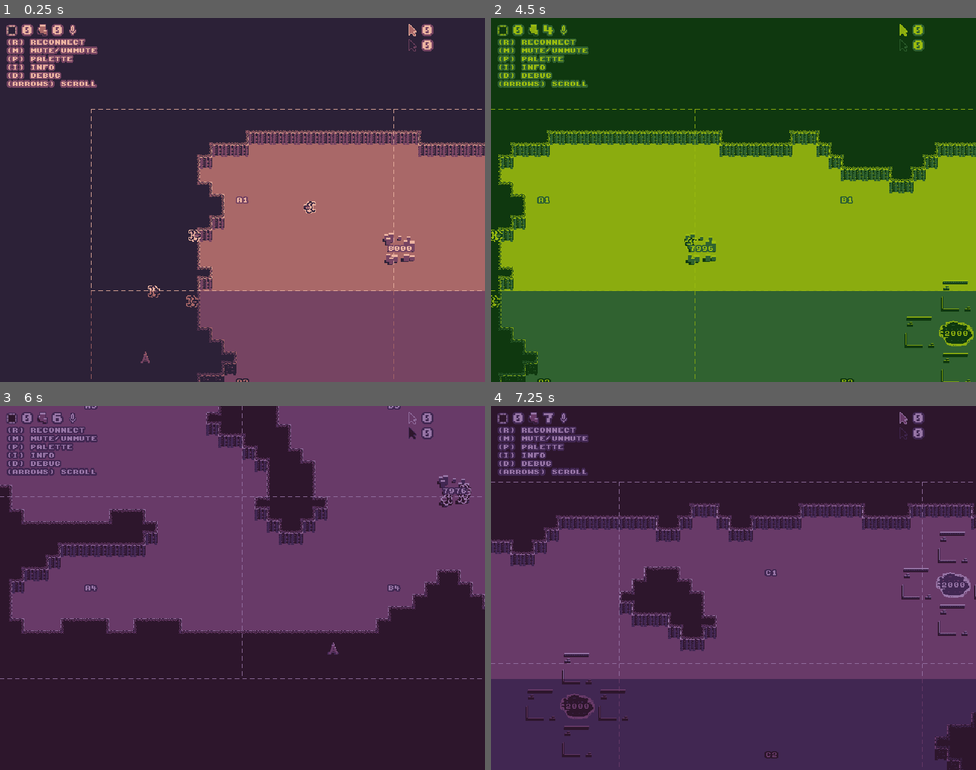
Above: before the commit, frames 1-4 (two rows, left to right).
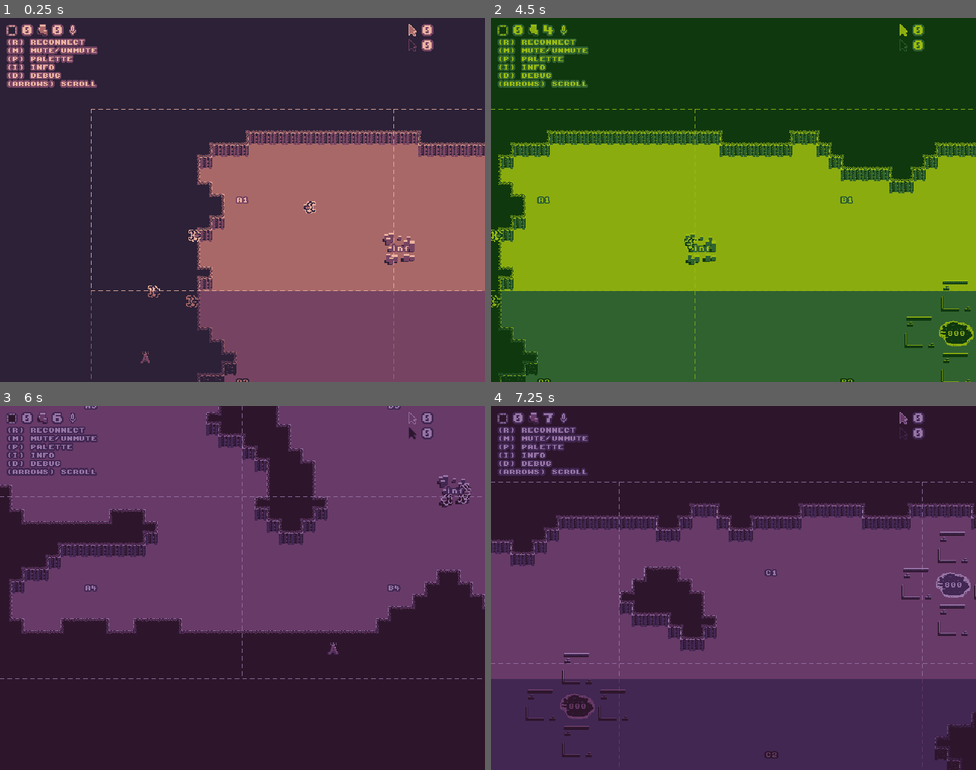
Above: after the commit, the same moments.

Repository: nikolawhallon/data-wars
Game: Godot game, scene res://scenes/game.tscn
Two runs of this game, one before a commit and one after it. Both use one fixed random seed, a clock stepped at 60 frames per second and the inputs below.
Inputs:
- Up to frame 1 (0.25 s): no input
- Up to frame 2 (4.5 s): hold Right (move_right) 0.53-1.28 s; tap R (reconnect) at 0.6, 1.55, 2.3, 2.85, 3.6 s; hold Down (move_down) 1.28-2.03 s; tap I (info) at 1.35, 4.35 s; hold Right (move_right) 2.03-2.78 s; tap P (palette) at 2.1 s; tap Enter at 2.75 s; hold Up (move_up) 2.78-3.53 s; hold Left (move_left) from 3.53 s (still down)
- Up to frame 3 (6 s): tap R (reconnect) at 4.55, 5.3, 5.85 s; tap Space at 5 s; release Left (move_left) at 5.03 s; hold Down (move_down) 5.03-5.78 s; tap P (palette) at 5.1 s; hold Right (move_right) from 5.78 s (still down)
- Up to frame 4 (7.25 s): release Right (move_right) at 6.53 s; hold Up (move_up) from 6.53 s (still down); tap R (reconnect) at 6.6 s

The runs differ from the first frame. In frame 1, less than 0.1% of the frame differs, in the area x 29-85%, y 62-93%; in frame 2, less than 0.1%, in the area x 40-99%, y 62-88%; in frame 3, less than 0.1%; in frame 4, less than 0.1%.

Commit message:
added lots of animations and other tweaks

Diff:
--- a/scenes/data_center.gd
+++ b/scenes/data_center.gd
@@ -13,8 +13,8 @@
 	global_position = initial_position
 	team = initial_team
 
-	$Sprite2D.material = $Sprite2D.material.duplicate()
-	var mat := $Sprite2D.material as ShaderMaterial
+	$AnimatedSprite2D.material = $AnimatedSprite2D.material.duplicate()
+	var mat := $AnimatedSprite2D.material as ShaderMaterial
 
 	if team.team == "player":
 		mat.set_shader_parameter("pal0", Color("#2c2137"))
@@ -40,6 +40,7 @@
 		spam_bot.init(team, global_position + Vector2(rng.randf_range(-64.0, 64.0), rng.randf_range(-64.0, 64.0)))
 		get_tree().get_current_scene().add_child(spam_bot)
 
+	$AnimatedSprite2D.play("default")
 	producing = null
 
 func spawn_unit(type):
@@ -58,4 +59,5 @@
 
 	producing = type
 	$UnitTimer.start()
+	$AnimatedSprite2D.play("producing")
 	return "Successfully started building unit"
--- a/scenes/data_center.tscn
+++ b/scenes/data_center.tscn
@@ -1,8 +1,12 @@
 [gd_scene format=3 uid="uid://b3tp1of0u3u20"]
 
 [ext_resource type="Shader" uid="uid://b8t74ow17sia1" path="res://scenes/inverse.gdshader" id="1_0o2gg"]
-[ext_resource type="Texture2D" uid="uid://dngncol6c3k4a" path="res://assets/data_center.png" id="1_3870i"]
 [ext_resource type="Script" uid="uid://jykvj08xaccd" path="res://scenes/data_center.gd" id="2_brcna"]
+[ext_resource type="Texture2D" uid="uid://w4ovuuoprvgo" path="res://assets/data_center/data_center_idle_1.png" id="3_jl5ch"]
+[ext_resource type="Texture2D" uid="uid://drq0l7apfk7my" path="res://assets/data_center/data_center_producing_1.png" id="4_3elua"]
+[ext_resource type="Texture2D" uid="uid://dsikft8sgunqv" path="res://assets/data_center/data_center_producing_2.png" id="5_ha7m5"]
+[ext_resource type="Texture2D" uid="uid://my8r3cmagknf" path="res://assets/data_center/data_center_producing_3.png" id="6_ryyxn"]
+[ext_resource type="Texture2D" uid="uid://bt0ymt5vysj7y" path="res://assets/data_center/data_center_producing_4.png" id="7_gh7pg"]
 
 [sub_resource type="ShaderMaterial" id="ShaderMaterial_ii474"]
 shader = ExtResource("1_0o2gg")
@@ -11,15 +15,44 @@
 shader_parameter/pal2 = Color(0.6627, 0.4078, 0.4078, 1)
 shader_parameter/pal3 = Color(0.9294, 0.7059, 0.6314, 1)
 
+[sub_resource type="SpriteFrames" id="SpriteFrames_57g4l"]
+animations = [{
+"frames": [{
+"duration": 1.0,
+"texture": ExtResource("3_jl5ch")
+}],
+"loop": true,
+"name": &"default",
+"speed": 5.0
+}, {
+"frames": [{
+"duration": 1.0,
+"texture": ExtResource("4_3elua")
+}, {
+"duration": 1.0,
+"texture": ExtResource("5_ha7m5")
+}, {
+"duration": 1.0,
+"texture": ExtResource("6_ryyxn")
+}, {
+"duration": 1.0,
+"texture": ExtResource("7_gh7pg")
+}],
+"loop": true,
+"name": &"producing",
+"speed": 5.0
+}]
+
 [sub_resource type="RectangleShape2D" id="RectangleShape2D_0o2gg"]
 size = Vector2(48, 48)
 
 [node name="DataCenter" type="Area2D" unique_id=1727223288 groups=["Building", "DataCenter"]]
 script = ExtResource("2_brcna")
 
-[node name="Sprite2D" type="Sprite2D" parent="." unique_id=871493217]
+[node name="AnimatedSprite2D" type="AnimatedSprite2D" parent="." unique_id=1212827139]
 material = SubResource("ShaderMaterial_ii474")
-texture = ExtResource("1_3870i")
+sprite_frames = SubResource("SpriteFrames_57g4l")
+animation = &"producing"
 
 [node name="WaterTimer" type="Timer" parent="." unique_id=226161082]
 autostart = true
--- a/scenes/game.gd
+++ b/scenes/game.gd
@@ -3,14 +3,12 @@
 # Thursday
 # win condition
 # explosions
-# water drying up
-# building animations
+# minerals depleting
 # produce video
 
 # Stretch Goals
 # data drone collecting animation
-# spam bot mining animation
-# phone input (calling in strikes)
+# extractor mining animation
 
 # giving up on:
 # sound effects
@@ -147,6 +145,7 @@
 		enemy_deepgram.initialize(DEEPGRAM_API_KEY, "enemy")
 		enemy_deepgram.connect("message_received", _on_enemy_deepgram_message_received)
 		add_child(enemy_deepgram)
+		$EnemyTimer.start()
 
 	var player_extractor_number = 0
 	for extractor in get_tree().get_nodes_in_group("Extractor"):
@@ -572,11 +571,15 @@
 			$ChatCanvas/MarginContainer/HBoxContainer/Enemy.lines_skipped = total_lines - max_lines_visible
 		if data["role"] == "assistant":
 			$EnemyDecider.push_assistant_message(data["content"])
+	elif data["type"] == "AgentAudioDone":
+		$EnemyTimer.start()
 
 func _on_enemy_timer_timeout() -> void:
 	if enemy_deepgram:
 		var world_state = get_world_state()
 		$EnemyDecider.make_decision(world_state)
+	else:
+		$EnemyTimer.start()
 
 func _on_enemy_decider_decision_made(command: String) -> void:
 	print("Enemy made a decision: " + command)
@@ -597,6 +600,10 @@
 			add_child(explosion)
 			unit.queue_free()
 		for building in get_tree().get_nodes_in_group("Building"):
+			var water = building.get_parent()
+			var site = load("res://scenes/site.tscn").instantiate()
+			water.add_child(site)
+			site.global_position = building.global_position
 			for i in 10:
 				var explosion = load("res://scenes/explosion.tscn").instantiate()
 				explosion.global_position = building.global_position + Vector2(randf_range(-24.0, 24.0), randf_range(-24.0, 24.0))
--- a/scenes/game.tscn
+++ b/scenes/game.tscn
@@ -202,7 +202,7 @@
 team = "enemy"
 
 [node name="EnemyTimer" type="Timer" parent="." unique_id=301265577]
-wait_time = 10.0
+one_shot = true
 autostart = true
 
 [node name="EnemyDecider" type="Node" parent="." unique_id=1207847230]
--- a/scenes/meta_strike.gd
+++ b/scenes/meta_strike.gd
@@ -5,7 +5,7 @@
 var client = WebSocketPeer.new()
 var ws_connected = false
 
-var URL = "wss://1671-68-42-70-82.ngrok-free.app/game"
+var URL = "wss://data-wars.deepgram.com/game"
 
 func _ready():
 	var err = client.connect_to_url(URL)
--- a/scenes/mine.gd
+++ b/scenes/mine.gd
@@ -1,21 +1,21 @@
 extends Area2D
 
 
-var minerals = 8000
+#var minerals = 2000
 
 func _ready():
-	$Label8.text = str(minerals)
+	$Label8.text = "inf"
 	$Label8.global_position = global_position - $Label8.get_minimum_size() * 0.5
 
 func decrement(amount) -> int:
 	var consumed = amount
-	if minerals - amount < 0:
-		consumed = minerals
-		minerals = 0
-	else:
-		minerals = minerals - amount
+	#if minerals - amount < 0:
+	#	consumed = minerals
+	#	minerals = 0
+	#else:
+	#	minerals = minerals - amount
 
-	$Label8.text = str(minerals)
+	$Label8.text = "inf"
 	$Label8.global_position = global_position - $Label8.get_minimum_size() * 0.5
 
 	return consumed
--- a/scenes/skunk_drone.gd
+++ b/scenes/skunk_drone.gd
@@ -25,7 +25,7 @@
 		mat.set_shader_parameter("pal2", Color("#764462"))
 		mat.set_shader_parameter("pal3", Color("#2c2137"))
 
-func _physics_process(delta: float) -> void:
+func _physics_process(_delta: float) -> void:
 	var target_position = null
 
 	if target == null:
--- a/scenes/skunk_works.gd
+++ b/scenes/skunk_works.gd
@@ -1,4 +1,4 @@
-extends Sprite2D
+extends AnimatedSprite2D
 
 
 var rng = RandomNumberGenerator.new()
@@ -47,6 +47,7 @@
 
 	producing = type
 	$UnitTimer.start()
+	play("producing")
 	return "Successfully building unit"
 
 func _on_unit_timer_timeout() -> void:
@@ -59,4 +60,5 @@
 		data_drone.init(team, global_position + Vector2(rng.randf_range(-64.0, 64.0), rng.randf_range(-64.0, 64.0)))
 		get_tree().get_current_scene().add_child(data_drone)
 
+	play("default")
 	producing = null
--- a/scenes/skunk_works.tscn
+++ b/scenes/skunk_works.tscn
@@ -1,8 +1,13 @@
 [gd_scene format=3 uid="uid://dkk7irbj0fklh"]
 
 [ext_resource type="Shader" uid="uid://b8t74ow17sia1" path="res://scenes/inverse.gdshader" id="1_c6i1a"]
-[ext_resource type="Texture2D" uid="uid://b3r36kuw472bu" path="res://assets/skunk_works.png" id="1_f1nbc"]
 [ext_resource type="Script" uid="uid://cv6mwm86lik40" path="res://scenes/skunk_works.gd" id="2_b0jxg"]
+[ext_resource type="Texture2D" uid="uid://cnyo6lqptujeg" path="res://assets/skunk_works/skunk_works_idle_1.png" id="2_eilrh"]
+[ext_resource type="Texture2D" uid="uid://jvsu8l2msoc4" path="res://assets/skunk_works/skunk_works_producing_1.png" id="3_trv2p"]
+[ext_resource type="Texture2D" uid="uid://d4te848caqum" path="res://assets/skunk_works/skunk_works_producing_2.png" id="4_h16qc"]
+[ext_resource type="Texture2D" uid="uid://jh13xnjd3f6f" path="res://assets/skunk_works/skunk_works_producing_3.png" id="5_8n6fs"]
+[ext_resource type="Texture2D" uid="uid://dgsgafmgx8vvq" path="res://assets/skunk_works/skunk_works_producing_4.png" id="6_5gakw"]
+[ext_resource type="Texture2D" uid="uid://cjckki1h6prug" path="res://assets/skunk_works/skunk_works_producing_5.png" id="7_lsa4o"]
 
 [sub_resource type="ShaderMaterial" id="ShaderMaterial_065em"]
 shader = ExtResource("1_c6i1a")
@@ -11,9 +16,41 @@
 shader_parameter/pal2 = Color(0.6627, 0.4078, 0.4078, 1)
 shader_parameter/pal3 = Color(0.9294, 0.7059, 0.6314, 1)
 
-[node name="SkunkWorks" type="Sprite2D" unique_id=857615151 groups=["Building", "SkunkWorks"]]
+[sub_resource type="SpriteFrames" id="SpriteFrames_5jiiu"]
+animations = [{
+"frames": [{
+"duration": 1.0,
+"texture": ExtResource("2_eilrh")
+}],
+"loop": true,
+"name": &"default",
+"speed": 5.0
+}, {
+"frames": [{
+"duration": 1.0,
+"texture": ExtResource("3_trv2p")
+}, {
+"duration": 1.0,
+"texture": ExtResource("4_h16qc")
+}, {
+"duration": 1.0,
+"texture": ExtResource("5_8n6fs")
+}, {
+"duration": 1.0,
+"texture": ExtResource("6_5gakw")
+}, {
+"duration": 1.0,
+"texture": ExtResource("7_lsa4o")
+}],
+"loop": true,
+"name": &"producing",
+"speed": 5.0
+}]
+
+[node name="SkunkWorks" type="AnimatedSprite2D" unique_id=377602761 groups=["Building", "SkunkWorks"]]
 material = SubResource("ShaderMaterial_065em")
-texture = ExtResource("1_f1nbc")
+sprite_frames = SubResource("SpriteFrames_5jiiu")
+animation = &"producing"
 script = ExtResource("2_b0jxg")
 
 [node name="UnitTimer" type="Timer" parent="." unique_id=122644847]
--- a/scenes/spam_bot.gd
+++ b/scenes/spam_bot.gd
@@ -28,7 +28,7 @@
 		mat.set_shader_parameter("pal2", Color("#764462"))
 		mat.set_shader_parameter("pal3", Color("#2c2137"))
 
-func _physics_process(delta: float) -> void:
+func _physics_process(_delta: float) -> void:
 	var target_position = null
 
 	if target == null:
--- a/scenes/transmission_tower.gd
+++ b/scenes/transmission_tower.gd
@@ -1,15 +1,8 @@
 extends Area2D
 
 
-# Called when the node enters the scene tree for the first time.
-func _ready() -> void:
-	pass # Replace with function body.
-
-
-# Called every frame. 'delta' is the elapsed time since the previous frame.
-func _process(delta: float) -> void:
-	pass
-
+func _ready():
+	$AnimatedSprite2D.play("default")
 
 func _on_body_entered(body: Node2D) -> void:
 	if body.is_in_group("SpamBot"):
--- a/scenes/transmission_tower.tscn
+++ b/scenes/transmission_tower.tscn
@@ -1,7 +1,22 @@
 [gd_scene format=3 uid="uid://bls6qhp61hhmy"]
 
 [ext_resource type="Script" uid="uid://dbytbevm1bbtr" path="res://scenes/transmission_tower.gd" id="1_fpcqo"]
-[ext_resource type="Texture2D" uid="uid://cse6nepknve2w" path="res://assets/transmission_tower.png" id="1_ipy0m"]
+[ext_resource type="Texture2D" uid="uid://d1lbvbylfs2k6" path="res://assets/transmission_tower/transmission_tower_1.png" id="2_u3xvk"]
+[ext_resource type="Texture2D" uid="uid://bmg1g83f8bc7o" path="res://assets/transmission_tower/transmission_tower_2.png" id="3_onnm2"]
+
+[sub_resource type="SpriteFrames" id="SpriteFrames_4i1r2"]
+animations = [{
+"frames": [{
+"duration": 1.0,
+"texture": ExtResource("2_u3xvk")
+}, {
+"duration": 1.0,
+"texture": ExtResource("3_onnm2")
+}],
+"loop": true,
+"name": &"default",
+"speed": 5.0
+}]
 
 [sub_resource type="CircleShape2D" id="CircleShape2D_fpcqo"]
 radius = 8.0
@@ -9,8 +24,8 @@
 [node name="TransmissionTower" type="Area2D" unique_id=476457026 groups=["TransmissionTower"]]
 script = ExtResource("1_fpcqo")
 
-[node name="Sprite2D" type="Sprite2D" parent="." unique_id=184112135]
-texture = ExtResource("1_ipy0m")
+[node name="AnimatedSprite2D" type="AnimatedSprite2D" parent="." unique_id=40894442]
+sprite_frames = SubResource("SpriteFrames_4i1r2")
 
 [node name="CollisionShape2D" type="CollisionShape2D" parent="." unique_id=1571571981]
 shape = SubResource("CircleShape2D_fpcqo")
--- a/scenes/water.gd
+++ b/scenes/water.gd
@@ -1,7 +1,7 @@
-extends Sprite2D
+extends AnimatedSprite2D
 
 
-var liters = 2000
+var liters = 800
 
 func _ready():
 	$Label8.text = str(liters)
@@ -14,6 +14,12 @@
 		liters = 0
 	else:
 		liters = liters - amount
+		if liters == 0:
+			frame = 3
+		elif liters < 200:
+			frame = 2
+		elif liters < 400:
+			frame = 1
 
 	$Label8.text = str(liters)
 	$Label8.global_position = global_position - $Label8.get_minimum_size() * 0.5
--- a/scenes/water.tscn
+++ b/scenes/water.tscn
@@ -1,11 +1,34 @@
 [gd_scene format=3 uid="uid://cie4t3j8pbmx5"]
 
-[ext_resource type="Texture2D" uid="uid://b86f3fdkep6rk" path="res://assets/water.png" id="1_bdk6y"]
+[ext_resource type="Texture2D" uid="uid://cqy6ipq6cs8y6" path="res://assets/water/water_1.png" id="1_xgdjl"]
+[ext_resource type="Texture2D" uid="uid://bbbdaxkpwel56" path="res://assets/water/water_2.png" id="2_5exq1"]
 [ext_resource type="Script" uid="uid://r8dfiebwt1x8" path="res://scenes/water.gd" id="2_p1n2c"]
+[ext_resource type="Texture2D" uid="uid://k28h030e0pph" path="res://assets/water/water_3.png" id="3_4pb3l"]
 [ext_resource type="PackedScene" uid="uid://cn0ioholkgnb2" path="res://scenes/label_8.tscn" id="3_p1n2c"]
+[ext_resource type="Texture2D" uid="uid://dyobib556uqjn" path="res://assets/water/water_4.png" id="4_htah3"]
 
-[node name="Water" type="Sprite2D" unique_id=1837599999 groups=["Water"]]
-texture = ExtResource("1_bdk6y")
+[sub_resource type="SpriteFrames" id="SpriteFrames_a35vf"]
+animations = [{
+"frames": [{
+"duration": 1.0,
+"texture": ExtResource("1_xgdjl")
+}, {
+"duration": 1.0,
+"texture": ExtResource("2_5exq1")
+}, {
+"duration": 1.0,
+"texture": ExtResource("3_4pb3l")
+}, {
+"duration": 1.0,
+"texture": ExtResource("4_htah3")
+}],
+"loop": true,
+"name": &"default",
+"speed": 5.0
+}]
+
+[node name="Water" type="AnimatedSprite2D" unique_id=1294920273 groups=["Water"]]
+sprite_frames = SubResource("SpriteFrames_a35vf")
 script = ExtResource("2_p1n2c")
 
 [node name="Label8" parent="." unique_id=74538079 groups=["Info"] instance=ExtResource("3_p1n2c")]
Binary file removed: assets/data_center.png
Binary file added: assets/data_center/data_center_idle_1.png
Not shown, added: assets/data_center/data_center_idle_1.png.import
Binary file added: assets/data_center/data_center_producing_1.png
Not shown, added: assets/data_center/data_center_producing_1.png.import
Binary file added: assets/data_center/data_center_producing_2.png
Not shown, added: assets/data_center/data_center_producing_2.png.import
Binary file added: assets/data_center/data_center_producing_3.png
Not shown, added: assets/data_center/data_center_producing_3.png.import
Binary file added: assets/data_center/data_center_producing_4.png
Not shown, added: assets/data_center/data_center_producing_4.png.import
Binary file removed: assets/skunk_works.png
(and 27 more such lines)
